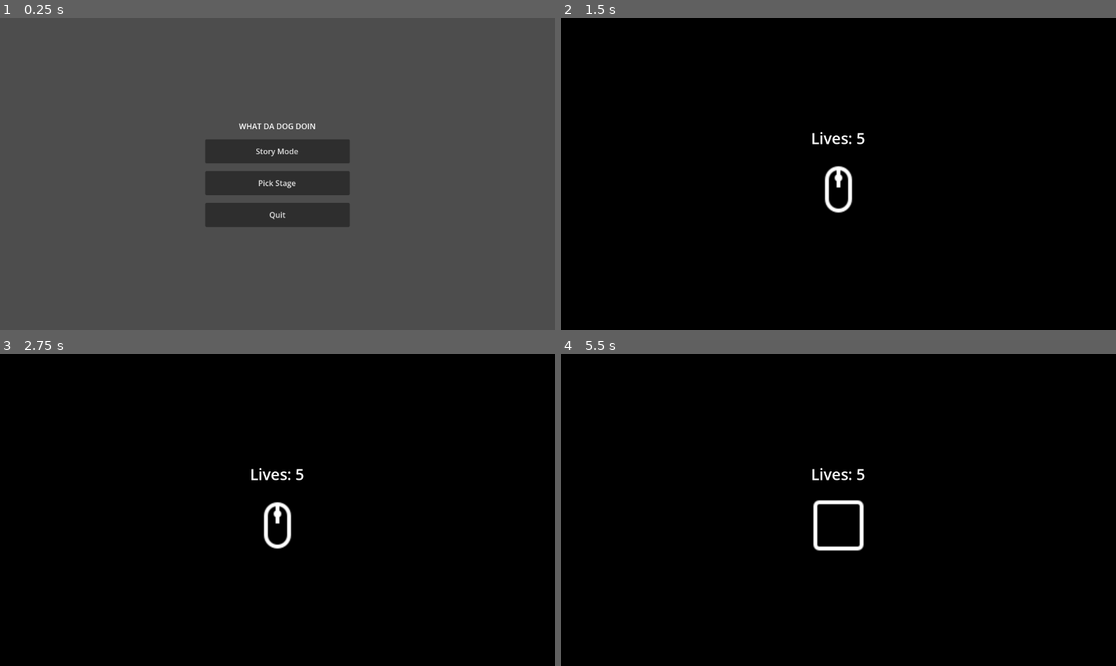
Above: before the commit, frames 1-4 (two rows, left to right).
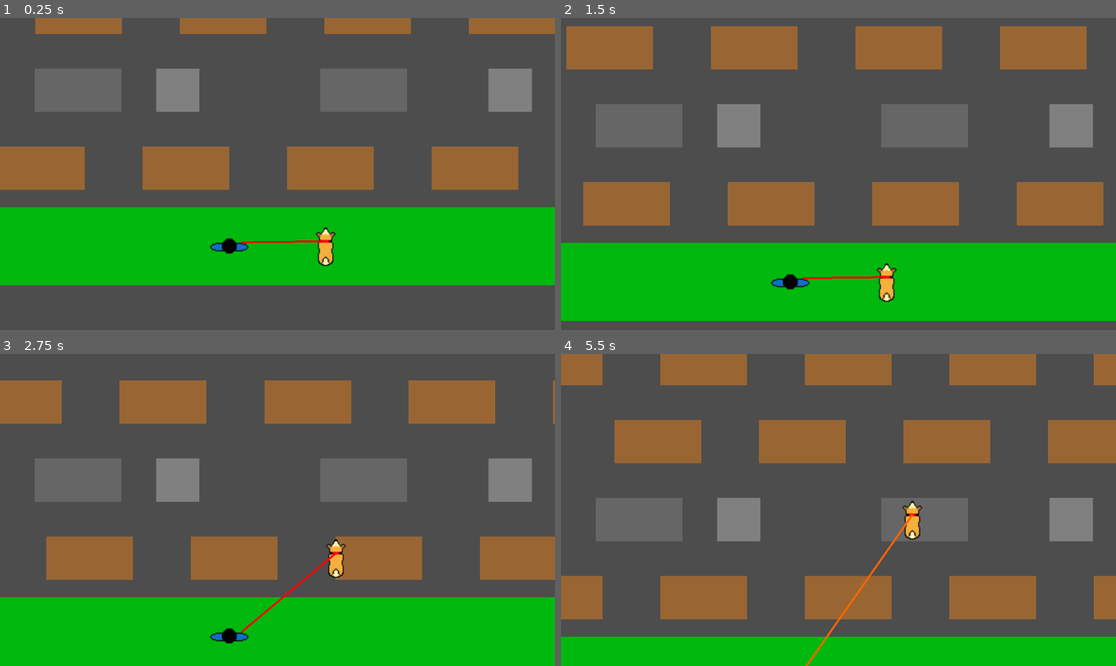
Above: after the commit, the same moments.

Repository: Pacil-Hore/what-da-dog-doin
Game: Godot game, scene res://Scenes/park/DogCross/main_level.tscn
The game is run twice, just before and just after one commit, with the same random seed, the same clock (stepped at 60 frames per second) and the same inputs. Before the commit the project starts from res://Scenes/Menus/MainMenu.tscn.
Inputs (mouse positions are in pixels of both pictures, inside the frame that each line leads up to):
- Up to frame 1 (0.25 s): no input
- Up to frame 2 (1.5 s): click (838, 152) at 0.5 s, where only the run before the commit has a clickable "Story Mode"; click (838, 195) at 1.25 s, where only the run before the commit has a clickable "Continue →"
- Up to frame 3 (2.75 s): tap Enter at 2 s; move the mouse to (399, 494) at 2.02 s; hold Right (ui_right) from 2.03 s (still down); click (399, 494) at 2.17 s; tap Space at 2.27 s
- Up to frame 4 (5.5 s): release Right (ui_right) at 2.75 s; drag from (727, 525) to (810, 572) at 2.77 s; move the mouse to (894, 441) at 3.52 s; hold Right (ui_right) 3.53-4.25 s; drag from (738, 559) to (672, 463) at 4.27 s; drag from (871, 559) to (866, 510) at 5.02 s

The runs differ from the first frame. In frame 1, 46% of the frame differs, in the area x 0-100%, y 0-86%; in frame 2, 100%; in frame 3, 100%; in frame 4, 100%, in the area x 0-100%, y 0-100%.

Commit message:
more fixes

Diff:
--- a/Scenes/AppManager.tscn
+++ b/Scenes/AppManager.tscn
@@ -15,7 +15,7 @@
 [ext_resource type="PackedScene" path="res://Scenes/park/PlaceholderPark2.tscn" id="13_gmk5h"]
 [ext_resource type="PackedScene" path="res://Scenes/park/PlaceholderPark3.tscn" id="14_7pil5"]
 [ext_resource type="PackedScene" path="res://Scenes/park/PlaceholderPark4.tscn" id="15_i50ik"]
-[ext_resource type="PackedScene" path="res://Scenes/park/PlaceholderParkBoss.tscn" id="16_em45s"]
+[ext_resource type="PackedScene" path="res://Scenes/park/DogCross/main_level.tscn" id="16_em45s"]
 [ext_resource type="PackedScene" path="res://Scenes/street/PickTheRope/PickTheRopeStage.tscn" id="17_2cd0w"]
 [ext_resource type="PackedScene" path="res://Scenes/street/Toilet/ToiletStage.tscn" id="18_oaig6"]
 [ext_resource type="PackedScene" path="res://Scenes/street/PlaceholderStreet1.tscn" id="19_ow0sn"]
--- a/Scenes/GameManager.tscn
+++ b/Scenes/GameManager.tscn
@@ -3,6 +3,7 @@
 [ext_resource type="Script" uid="uid://56nt545x6yhe" path="res://Scripts/game_manager.gd" id="1_m2tc1"]
 [ext_resource type="PackedScene" uid="uid://7ugsq80aeecn" path="res://Scenes/Interstitial.tscn" id="2_bwyv8"]
 [ext_resource type="PackedScene" uid="uid://p5fs5nwphm54" path="res://Scenes/UI/TimerBar.tscn" id="3_7cxpe"]
+[ext_resource type="PackedScene" uid="uid://tvjhmo8l8bo5" path="res://Scenes/ObjectiveOverlay.tscn" id="4_b7dir"]
 
 [node name="GameManager" type="Node" unique_id=536985573]
 script = ExtResource("1_m2tc1")
@@ -25,3 +26,6 @@
 theme_override_font_sizes/font_size = 32
 horizontal_alignment = 1
 vertical_alignment = 1
+
+[node name="ObjectiveOverlayTemplate" parent="." unique_id=877309698 instance=ExtResource("4_b7dir")]
+visible = false
--- a/Scenes/Player.tscn
+++ b/Scenes/Player.tscn
@@ -1,7 +1,7 @@
 [gd_scene format=3 uid="uid://canpbu2erlkfy"]
 
 [ext_resource type="Script" uid="uid://bgfmhapsibb88" path="res://Scripts/player_mouse.gd" id="1_rpqav"]
-[ext_resource type="Texture2D" uid="uid://dg5ekpbw835er" path="res://Assets/generated/player_placeholder.png" id="2_kyqiw"]
+[ext_resource type="Texture2D" uid="uid://cv8u2dr6aysc6" path="res://Assets/Sprites/dog_top.png" id="2_kyqiw"]
 
 [sub_resource type="CircleShape2D" id="CircleShape2D_kyqiw"]
 radius = 5.0
@@ -14,5 +14,4 @@
 shape = SubResource("CircleShape2D_kyqiw")
 
 [node name="Sprite2D" type="Sprite2D" parent="." unique_id=1911358964]
-scale = Vector2(0.25, 0.25)
 texture = ExtResource("2_kyqiw")
--- a/Scenes/park/Labyrinth/labyrinth_level.tscn
+++ b/Scenes/park/Labyrinth/labyrinth_level.tscn
@@ -3,6 +3,7 @@
 [ext_resource type="PackedScene" uid="uid://crbrwaqq404iv" path="res://Scenes/park/Labyrinth/labyrinth_object.tscn" id="1_wo3la"]
 [ext_resource type="PackedScene" uid="uid://canpbu2erlkfy" path="res://Scenes/Player.tscn" id="2_jrs6i"]
 [ext_resource type="Script" uid="uid://c5vrtkuahkgl6" path="res://Scripts/labyrinth_level.gd" id="3_857ma"]
+[ext_resource type="Texture2D" uid="uid://brnl33fdvb5i4" path="res://Assets/Sprites/man_top.png" id="4_oomtj"]
 
 [sub_resource type="RectangleShape2D" id="RectangleShape2D_t8w3n"]
 size = Vector2(127, 16)
@@ -60,4 +61,11 @@
 scale = Vector2(0.9999997, 0.9999997)
 shape = SubResource("RectangleShape2D_right_border")
 
+[node name="ManSprite" type="Sprite2D" parent="." unique_id=1885891258]
+z_index = 1
+position = Vector2(120, 324)
+rotation = 1.5707964
+scale = Vector2(1.4, 1.4)
+texture = ExtResource("4_oomtj")
+
 [connection signal="body_entered" from="WinArea" to="." method="_on_win_area_body_entered"]
--- a/Scenes/park/PlaceholderParkBoss.tscn
+++ /dev/null
@@ -1,39 +0,0 @@
-[gd_scene format=3 uid="uid://b6jhkbmpkc4ip"]
-
-[ext_resource type="Script" uid="uid://3qk60wi7dvbp" path="res://Scripts/interactive_placeholder.gd" id="uid://b6jhkbmpkc4ip"]
-
-[node name="PlaceholderParkBoss" type="Node2D" unique_id=404747911]
-script = ExtResource("uid://b6jhkbmpkc4ip")
-
-[node name="UI" type="CanvasLayer" parent="." unique_id=80176926]
-
-[node name="VBox" type="VBoxContainer" parent="UI" unique_id=675954743]
-anchors_preset = 8
-anchor_left = 0.5
-anchor_top = 0.5
-anchor_right = 0.5
-anchor_bottom = 0.5
-offset_left = -150.0
-offset_top = -130.0
-offset_right = 150.0
-offset_bottom = 130.0
-grow_horizontal = 2
-grow_vertical = 2
-theme_override_constants/separation = 20
-alignment = 1
-
-[node name="TitleLabel" type="Label" parent="UI/VBox" unique_id=1399067766]
-layout_mode = 2
-theme_override_font_sizes/font_size = 28
-text = "PARK BOSS"
-horizontal_alignment = 1
-
-[node name="WinButton" type="Button" parent="UI/VBox" unique_id=1516611328]
-custom_minimum_size = Vector2(200, 50)
-layout_mode = 2
-text = "WIN"
-
-[node name="LoseButton" type="Button" parent="UI/VBox" unique_id=553192331]
-custom_minimum_size = Vector2(200, 50)
-layout_mode = 2
-text = "LOSE"
--- a/Scripts/DogCross/platform_generator.gd
+++ b/Scripts/DogCross/platform_generator.gd
@@ -110,13 +110,13 @@
 	container.add_child(timer)
 
 func _create_log(container: Node2D, config: LaneConfig, x_pos: float):
-	var log = platform_scene.instantiate()
-	log.type = Platform.PlatformType.WOOD_LOG
-	log.size = Vector2(180, 90)
-	log.current_speed = config.current_speed
-	log.current_direction = config.current_direction
-	log.position = Vector2(x_pos, 0)
-	container.add_child(log)
+	var log_platform = platform_scene.instantiate()
+	log_platform.type = Platform.PlatformType.WOOD_LOG
+	log_platform.size = Vector2(180, 90)
+	log_platform.current_speed = config.current_speed
+	log_platform.current_direction = config.current_direction
+	log_platform.position = Vector2(x_pos, 0)
+	container.add_child(log_platform)
 
 func _spawn_log_at_edge(container: Node2D, config: LaneConfig):
 	# Spawn dari sisi yang berlawanan arah arus
--- a/Scripts/app_manager.gd
+++ b/Scripts/app_manager.gd
@@ -24,6 +24,9 @@
 func go_to_main_menu():
 	Engine.time_scale = 1.0
 	get_tree().change_scene_to_packed(main_menu_scene)
+
+func go_to_stage_select():
+	get_tree().change_scene_to_packed(stage_select_scene)
 
 func start_story_mode():
 	current_mode = Mode.STORY
--- a/Scripts/game_manager.gd
+++ b/Scripts/game_manager.gd
@@ -8,9 +8,14 @@
 @export var speed_up_threshold: int = 14
 @export var speed_up_multiplier: float = 1.5
 @export var total_games_per_run: int = 25
+@export var default_game_duration: float = 5.0
+@export var feedback_duration: float = 1.0
 
 @export_group("Scenes")
 @export var interstitial_scene: PackedScene
+
+@export_group("UI")
+@export var objective_overlay_template_path: NodePath = ^"ObjectiveOverlayTemplate"
 
 var microgames: Array[PackedScene] = []
 var boss_game: PackedScene = null
@@ -84,14 +89,16 @@
 	add_child(interstitial)
 	current_instance = interstitial
 
-	# To get control icon, we'll instantiate the game but not add it yet
+	# To get control icon, instantiate the game without adding it to the tree.
 	var temp_game = next_game_scene.instantiate()
-	var icon_path = "res://assets/generated/placeholder_icon.png"
-	if "control_icon_path" in temp_game:
-		icon_path = temp_game.control_icon_path
+	var icon: Texture2D = null
+	if "control_icon" in temp_game:
+		icon = temp_game.control_icon
+	elif "control_icon_path" in temp_game and temp_game.control_icon_path != "":
+		icon = load(temp_game.control_icon_path)
 	temp_game.queue_free()
 
-	interstitial.setup(lives, icon_path, is_speed_up, is_boss)
+	interstitial.setup(lives, icon, is_speed_up, is_boss)
 	interstitial.interstitial_done.connect(_on_interstitial_done)
 
 func _on_interstitial_done():
@@ -106,9 +113,14 @@
 	# Pause gameplay until objective is shown
 	game_instance.process_mode = Node.PROCESS_MODE_DISABLED
 
-	# Show objective overlay
-	var overlay_scene = load("res://Scenes/ObjectiveOverlay.tscn")
-	var overlay = overlay_scene.instantiate()
+	var overlay_template = get_node_or_null(objective_overlay_template_path)
+	if overlay_template == null:
+		push_error("GameManager: objective overlay template is not assigned.")
+		AppManager.go_to_main_menu()
+		return
+
+	var overlay = overlay_template.duplicate()
+	overlay.visible = true
 	add_child(overlay)
 
 	var obj_text = "Go!"
@@ -125,7 +137,7 @@
 		game_instance.process_mode = Node.PROCESS_MODE_INHERIT
 
 		# Start global timer
-		var duration = 5.0
+		var duration = default_game_duration
 		if "time_limit" in game_instance:
 			duration = game_instance.time_limit
 		elif "round_duration" in game_instance:
@@ -159,7 +171,7 @@
 		return
 
 	# Wait using real time so it's consistent regardless of game speed
-	await get_tree().create_timer(1.0, true, false, true).timeout
+	await get_tree().create_timer(feedback_duration, true, false, true).timeout
 	feedback_label.hide()
 	timer_bar.hide()
 	_pick_next_game()
@@ -184,7 +196,7 @@
 		AppManager.on_run_lost()
 		return
 
-	await get_tree().create_timer(1.0).timeout
+	await get_tree().create_timer(feedback_duration).timeout
 	feedback_label.hide()
 	timer_bar.hide()
 
--- a/Scripts/interstitial.gd
+++ b/Scripts/interstitial.gd
@@ -1,15 +1,17 @@
 extends Control
 
 signal interstitial_done
+
+@export var display_duration: float = 2.0
 
 @onready var lives_label = $VBoxContainer/LivesLabel
 @onready var control_icon = $VBoxContainer/ControlIcon
 @onready var speed_up_label = $VBoxContainer/SpeedUpLabel
 @onready var boss_label = $VBoxContainer/BossLabel
 
-func setup(lives: int, icon_path: String, is_speed_up: bool, is_boss: bool):
-	if icon_path != "":
-		control_icon.texture = load(icon_path)
+func setup(lives: int, icon: Texture2D, is_speed_up: bool, is_boss: bool):
+	if icon != null:
+		control_icon.texture = icon
 
 	lives_label.text = "Lives: " + str(lives)
 
@@ -17,6 +19,5 @@
 	boss_label.visible = is_boss
 
 func _ready():
-	# Wait 2 scaled seconds before emitting done
-	await get_tree().create_timer(2.0, false).timeout
+	await get_tree().create_timer(display_duration, false).timeout
 	emit_signal("interstitial_done")
--- a/Scripts/main_menu.gd
+++ b/Scripts/main_menu.gd
@@ -2,5 +2,5 @@
 
 func _ready():
 	$VBox/StoryButton.pressed.connect(func(): AppManager.start_story_mode())
-	$VBox/PickStageButton.pressed.connect(func(): get_tree().change_scene_to_file("res://Scenes/Menus/StageSelect.tscn"))
+	$VBox/PickStageButton.pressed.connect(func(): AppManager.go_to_stage_select())
 	$VBox/QuitButton.pressed.connect(func(): get_tree().quit())
--- a/Scripts/player_mouse.gd
+++ b/Scripts/player_mouse.gd
@@ -4,9 +4,13 @@
 @export var enabled := true
 @export var collision_radius := 5.0
 @export var max_speed := 1500.0 # Limit speed to prevent tunneling through walls
+@export var visual_path: NodePath = ^"Sprite2D"
+@export var visual_rotation_offset := PI / 2.0
 
 var movement_bounds := Rect2()
 var has_movement_bounds := false
+
+@onready var visual: Node2D = get_node_or_null(visual_path)
 
 func _ready() -> void:
 	pass
@@ -20,6 +24,8 @@
 		target_position = _clamp_to_bounds(target_position)
 
 	var diff := target_position - global_position
+	if visual != null and diff.length_squared() > 1.0:
+		visual.rotation = diff.angle() + visual_rotation_offset
 
 	# Proportional movement: speed depends on distance to mouse
 	# This feels more natural and less like "teleporting"
--- a/Scripts/stage_select.gd
+++ b/Scripts/stage_select.gd
@@ -3,4 +3,4 @@
 func _ready():
 	$VBox/ParkButton.pressed.connect(func(): AppManager.start_free_play("park"))
 	$VBox/StreetButton.pressed.connect(func(): AppManager.start_free_play("street"))
-	$VBox/BackButton.pressed.connect(func(): get_tree().change_scene_to_file("res://Scenes/Menus/MainMenu.tscn"))
+	$VBox/BackButton.pressed.connect(func(): AppManager.go_to_main_menu())
--- a/project.godot
+++ b/project.godot
@@ -11,7 +11,7 @@
 [application]
 
 config/name="What Da Dog Doin"
-run/main_scene="uid://brxhdkdban0ai"
+run/main_scene="uid://b1mitdmf22s86"
 config/features=PackedStringArray("4.6", "Mobile")
 config/icon="res://icon.svg"
 
Not shown, added: modules/gdscript/gdscript.cpp
